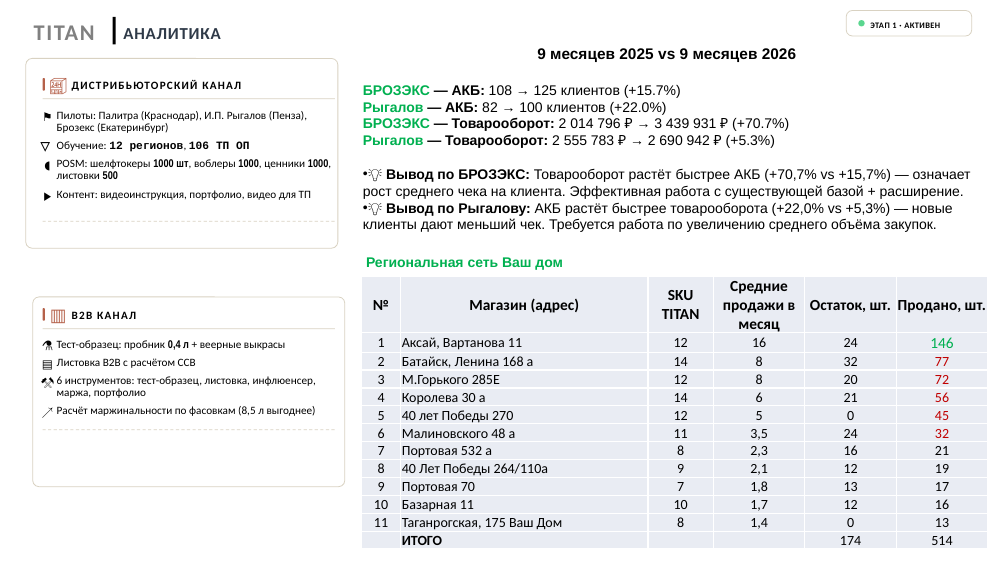
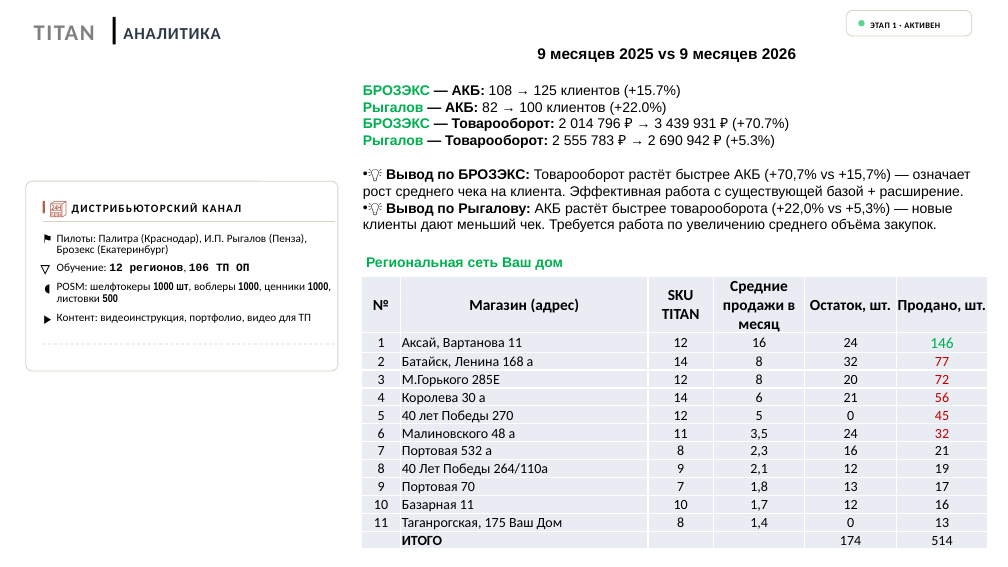
Before and after one commit to Iverson76newcomer/radar-empils, a slide deck: slide 5 of upload/Презентация_для_ГД_final.pptx (slide 4 before the commit). Drawn at 1008x567 pixels with LibreOffice and Linux fonts; fonts in the diff are those of the drawing. Boxes give left, top, right and bottom in pixels: in the first picture for what was removed or moved away, otherwise in the second. Text is boxed around its words. In the diff, an @@ line names an element or a change of style, - is before the commit and + after.

```diff
--- a/upload/Презентация_для_ГД_final.pptx
+++ b/upload/Презентация_для_ГД_final.pptx
@@ 4 texts, 2 rounded rectangles, 2 lines: place and size @@
-4 texts, 2 rounded rectangles, 2 lines at [26, 58, 339, 248]
+4 texts, 2 rounded rectangles, 2 lines at [26, 181, 339, 371]
@@ rounded rectangle removed at [32, 297, 345, 487] @@
@@ 6 texts: place and size @@
-6 texts at [40, 78, 311, 202]
+6 texts at [40, 200, 311, 324]
@@ line removed from (42, 329) to (335, 329) @@
@@ rounded rectangle removed at [42, 308, 44, 321] @@
@@ text removed at [51, 307, 66, 322] @@
-▥
@@ text removed at [72, 311, 136, 319] @@
-B2B КАНАЛ
@@ text removed at [42, 341, 52, 351] @@
-⚗
@@ text removed at [42, 359, 52, 369] @@
-▤
@@ text removed at [57, 340, 286, 350] @@
-Тест-образец: пробник 0,4 л + веерные выкрасы
@@ text removed at [57, 358, 196, 368] @@
-Листовка B2B с расчётом ССВ
@@ text removed at [42, 377, 52, 387] @@
-⚒
@@ text removed at [57, 376, 316, 398] @@
-6 инструментов: тест-образец, листовка, инфлюенсер, маржа, портфолио
@@ text removed at [42, 406, 52, 416] @@
-↗
@@ text removed at [57, 406, 316, 416] @@
-Расчёт маржинальности по фасовкам (8,5 л выгоднее)
@@ line removed from (42, 429) to (335, 429) @@
```
Also in this commit, not shown: 7 other slides changed, 3 slides added, 1 slide removed, 11 other files.
